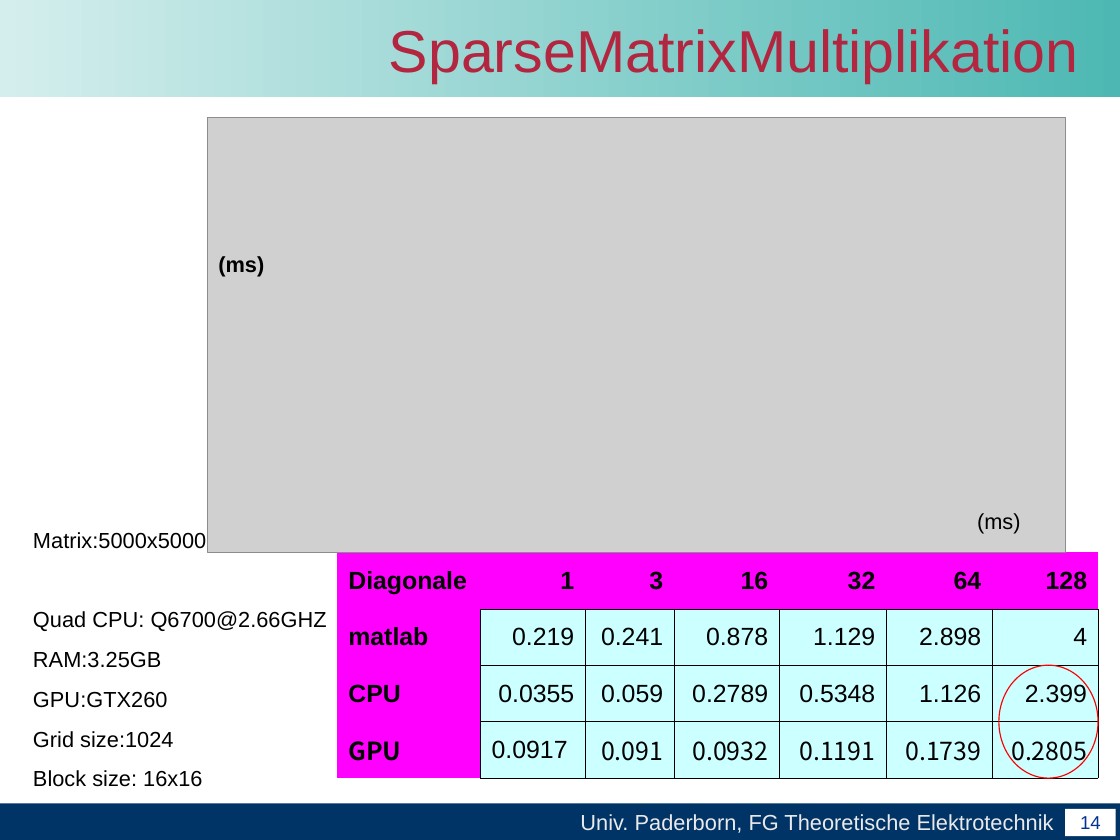
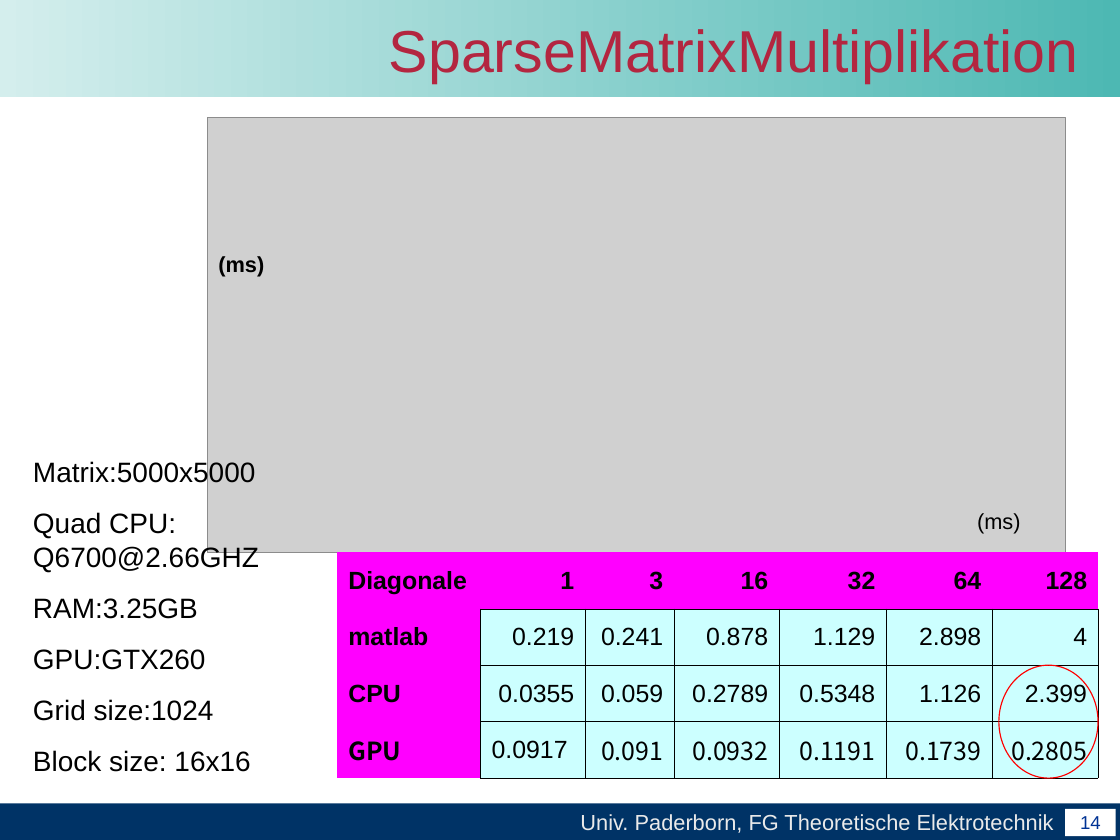
Before and after one commit to unconditional/projektarbeitcuda, a slide deck: slide 14 of Vortrag/Abschlussvortrag der Projektarbeit CUDA(xby).ppt. Drawn at 1120x840 pixels with LibreOffice and Linux fonts; fonts in the diff are those of the drawing; grey boxes stand for pictures; background and template pictures are left out. Boxes give left, top, right and bottom in pixels: in the first picture for what was removed or moved away, otherwise in the second. Text is boxed around its words. In the diff, an @@ line names an element or a change of style, - is before the commit and + after.

```diff
--- a/Vortrag/Abschlussvortrag der Projektarbeit CUDA(xby).ppt
+++ b/Vortrag/Abschlussvortrag der Projektarbeit CUDA(xby).ppt
@@ text "Matrix:5000x5000": place and size @@
-text "Matrix:5000x5000" at bbox=[33, 532, 327, 787]
+text "Matrix:5000x5000" at bbox=[33, 460, 259, 772]
@@ text "Matrix:5000x5000" at bbox=[33, 460, 259, 772]: size 14 to 18 pt; more space between paragraphs @@
```
Also in this commit, not shown: 2 other slides changed.
